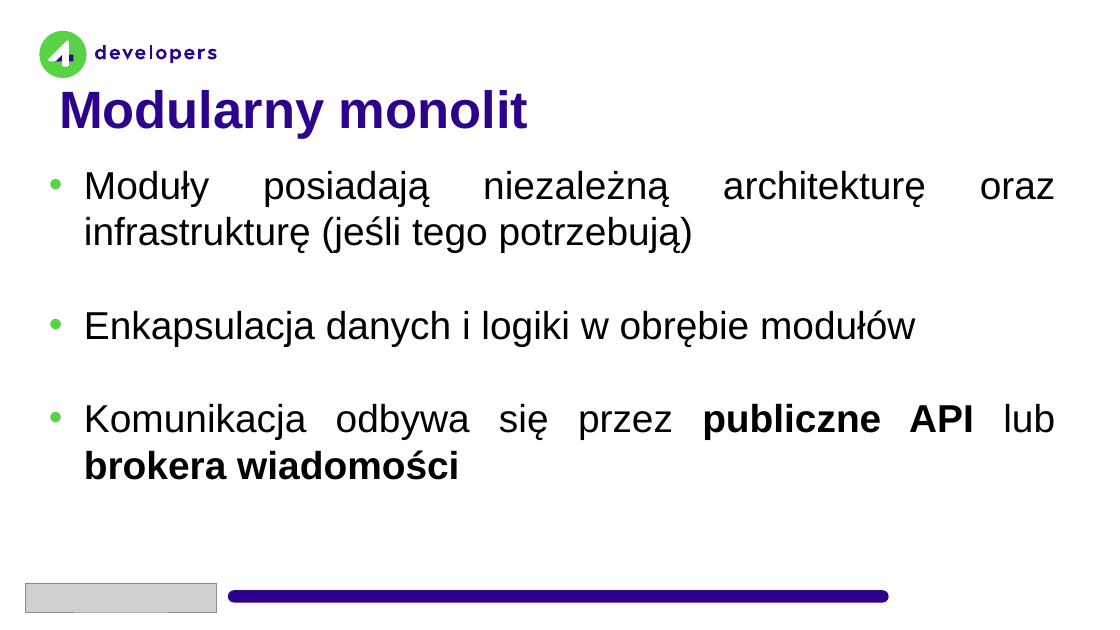
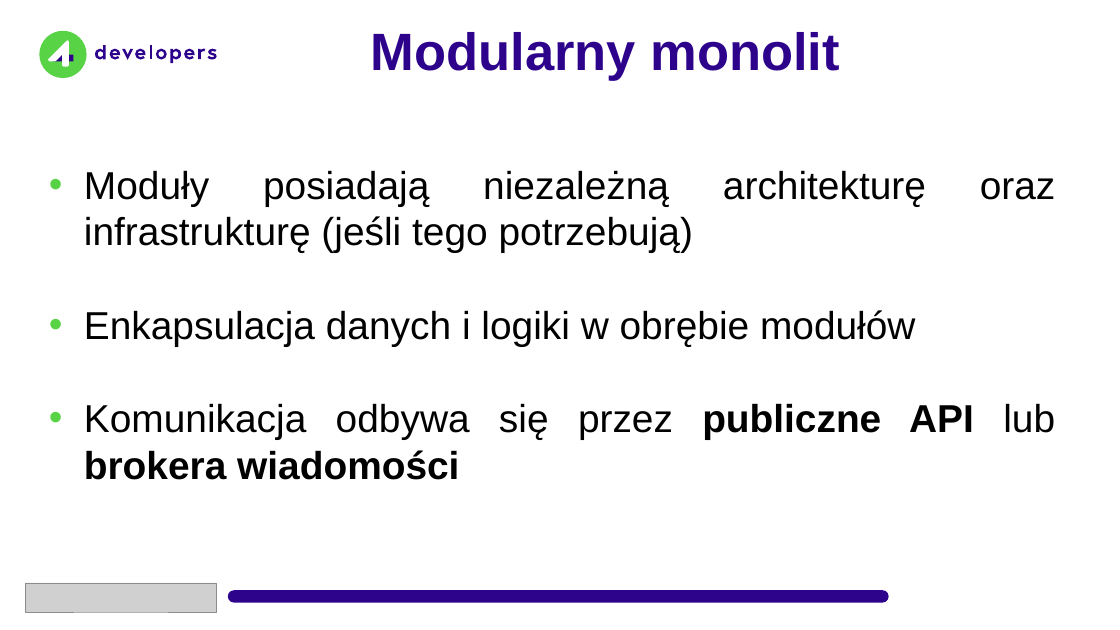
Before and after one commit to kamil-wysocki/4dev2024, a slide deck: slide 5 of 4Developers 2024.pptx. Drawn at 1120x630 pixels with LibreOffice and Linux fonts; fonts in the diff are those of the drawing; grey boxes stand for pictures; background and template pictures are left out. Boxes give left, top, right and bottom in pixels: in the first picture for what was removed or moved away, otherwise in the second. Text is boxed around its words. In the diff, an @@ line names an element or a change of style, - is before the commit and + after.

```diff
--- a/4Developers 2024.pptx
+++ b/4Developers 2024.pptx
@@ text "Modularny monolit": place and size @@
-text "Modularny monolit" at (59,90,528,139)
+text "Modularny monolit" at (371,32,840,81)
```
Also in this commit, not shown: 6 other slides changed, 1 slide added, 1 slide removed.
